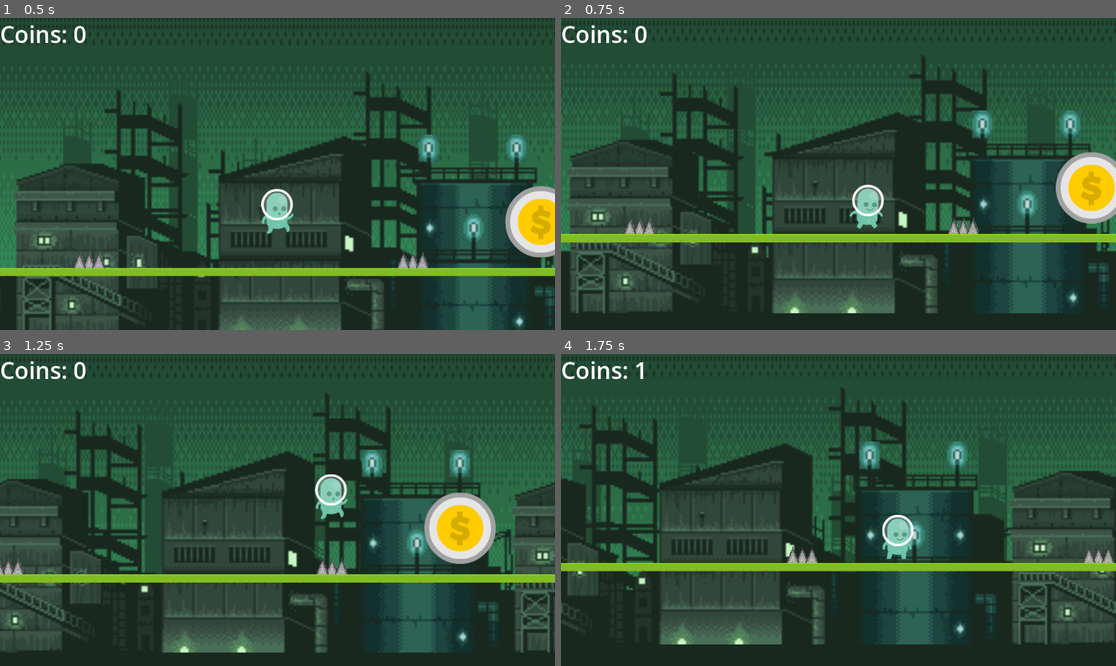
Above: before the commit, frames 1-4 (two rows, left to right).
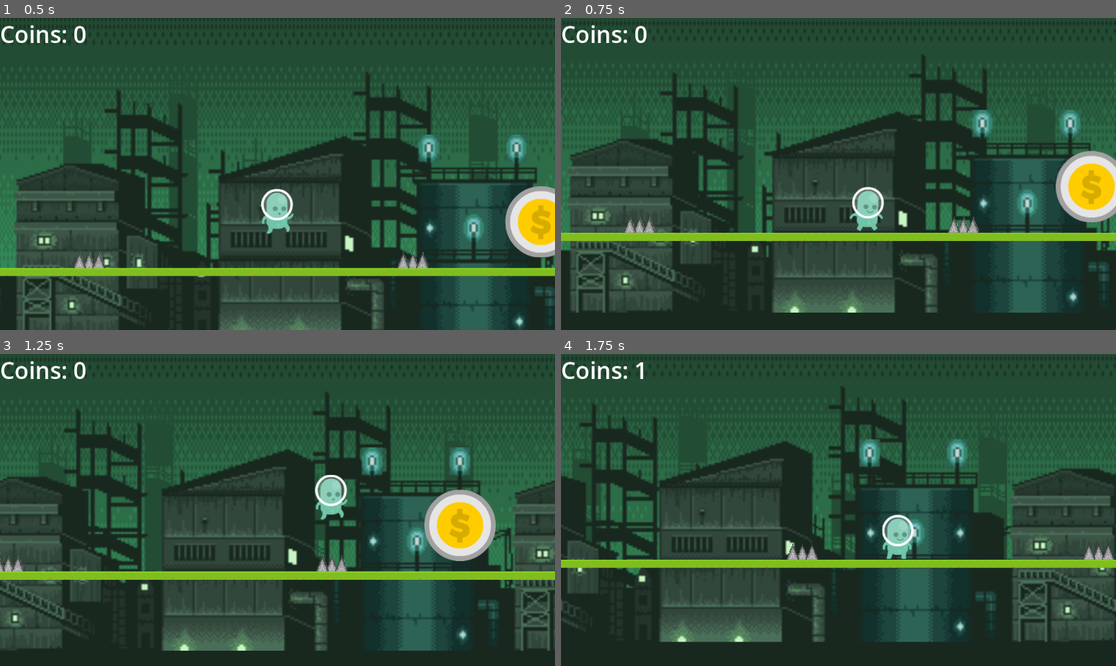
Above: after the commit, the same moments.

Repository: PietPadda/godot-2d-platformer
Game: Godot game, scene res://main.tscn
The game is run twice, just before and just after one commit, with the same random seed, the same clock (stepped at 60 frames per second) and the same inputs.
Inputs:
- Up to frame 1 (0.5 s): no input
- Up to frame 2 (0.75 s): tap Enter (ui_accept) at 0.5 s; hold Right (ui_right) from 0.53 s (still down)
- Up to frame 3 (1.25 s): keep holding Right (ui_right); tap Enter (ui_accept) at 0.77 s
- Up to frame 4 (1.75 s): keep holding Right (ui_right); tap Enter (ui_accept) at 1.52 s

Frame 1 is identical in both runs. In frame 2, 2.8% of the frame differs, in the area x 0-100%, y 11-95%; in frame 3, 7.7%; in frame 4, 7.9%, in the area x 0-100%, y 10-94%.

Commit message:
fix(enemy): correct anim reset, backwards scene reset and ghost collision box

Diff:
--- a/godot-2d-platformer/mob/mob.gd
+++ b/godot-2d-platformer/mob/mob.gd
@@ -5,7 +5,7 @@
 @onready var ground_check_ray = $RayCast2D
 
 # variables
-var speed = 50.0 # walk speed
+var speed = 80.0 # walk speed
 var direction = -1.0 # -1 for left, 1 for right
 var gravity = ProjectSettings.get_setting("physics/2d/default_gravity")
 var is_stomped = false # death state init
@@ -23,16 +23,22 @@
 	# if ray not colliding with anything, means it's at an edge
 	if not ground_check_ray.is_colliding():
 		direction *= -1.0 # flip the direction
-		scale.x *= -1.0 # flip the entire node (sprite and raycast)
+		# scale.x *= -1.0 # DELETE THIS RUBBISH!
 
 	# general velocity
 	velocity.x = direction * speed
 	# flip_h true if -1 (left), false if 1 (right, default)
 	animated_sprite.flip_h = direction < 0
+
+	# stateless raycast flip
+	# set ray's direction based on the 'direction' variable every frame
+	if direction > 0: # moving right
+		ground_check_ray.target_position.x = abs(ground_check_ray.target_position.x)
+	else: # moving left
+		ground_check_ray.target_position.x = -abs(ground_check_ray.target_position.x)
+
 	animated_sprite.play("walk") # walk animation
-
-	# godots magic func for sliding on floor
-	move_and_slide()
+	move_and_slide() # godots magic func for sliding on floor
 
 # player lands on enemy head
 func _on_side_detector_body_entered(body: Node2D) -> void:
@@ -54,7 +60,8 @@
 		# add a small bounce for the player
 		body.velocity.y = body.JUMP_VELOCITY * 0.7
 
-		# disable detectors
+		# disable detectors and collision box
+		$CollisionShape2D.set_deferred("disabled", true) # main solid body
 		$SideDetector.monitoring = false
 		$StompDetector.monitoring = false
 
--- a/godot-2d-platformer/mob/mob.tscn
+++ b/godot-2d-platformer/mob/mob.tscn
@@ -138,9 +138,9 @@
 "duration": 1.0,
 "texture": SubResource("AtlasTexture_od6er")
 }],
-"loop": true,
+"loop": false,
 "name": &"squashed",
-"speed": 7.0
+"speed": 9.0
 }, {
 "frames": [{
 "duration": 1.0,
@@ -175,7 +175,7 @@
 }],
 "loop": true,
 "name": &"walk",
-"speed": 7.0
+"speed": 9.0
 }]
 
 [sub_resource type="CapsuleShape2D" id="CapsuleShape2D_2rxfc"]
@@ -183,10 +183,10 @@
 height = 46.0
 
 [sub_resource type="RectangleShape2D" id="RectangleShape2D_pirjb"]
-size = Vector2(40.5, 10.5)
+size = Vector2(27.5, 6.5)
 
 [sub_resource type="RectangleShape2D" id="RectangleShape2D_mixeo"]
-size = Vector2(27.5, 37.5)
+size = Vector2(27.5, 41.5)
 
 [node name="Mob" type="CharacterBody2D"]
 script = ExtResource("1_pirjb")
@@ -194,7 +194,7 @@
 [node name="AnimatedSprite2D" type="AnimatedSprite2D" parent="."]
 scale = Vector2(2, 2)
 sprite_frames = SubResource("SpriteFrames_aal5p")
-animation = &"squashed"
+animation = &"walk"
 
 [node name="CollisionShape2D" type="CollisionShape2D" parent="."]
 position = Vector2(0, 20)
@@ -208,14 +208,14 @@
 scale = Vector2(2, 2)
 
 [node name="CollisionShape2D" type="CollisionShape2D" parent="StompDetector"]
-position = Vector2(-0.25, -9.75)
+position = Vector2(-0.25, -11.75)
 shape = SubResource("RectangleShape2D_pirjb")
 
 [node name="SideDetector" type="Area2D" parent="."]
 scale = Vector2(2, 2)
 
 [node name="CollisionShape2D" type="CollisionShape2D" parent="SideDetector"]
-position = Vector2(-0.25, 14.25)
+position = Vector2(-0.25, 12.25)
 shape = SubResource("RectangleShape2D_mixeo")
 
 [node name="Timer" type="Timer" parent="."]
--- a/godot-2d-platformer/player/player.tscn
+++ b/godot-2d-platformer/player/player.tscn
@@ -54,7 +54,7 @@
 
 [sub_resource type="CapsuleShape2D" id="CapsuleShape2D_oul6g"]
 radius = 33.0
-height = 102.0
+height = 88.0
 
 [node name="Player" type="CharacterBody2D" groups=["player"]]
 script = ExtResource("1_rkbax")
@@ -64,7 +64,7 @@
 animation = &"run"
 
 [node name="CollisionShape2D" type="CollisionShape2D" parent="."]
-position = Vector2(0, 3)
+position = Vector2(-2, 3)
 shape = SubResource("CapsuleShape2D_oul6g")
 
 [node name="Camera2D" type="Camera2D" parent="."]
